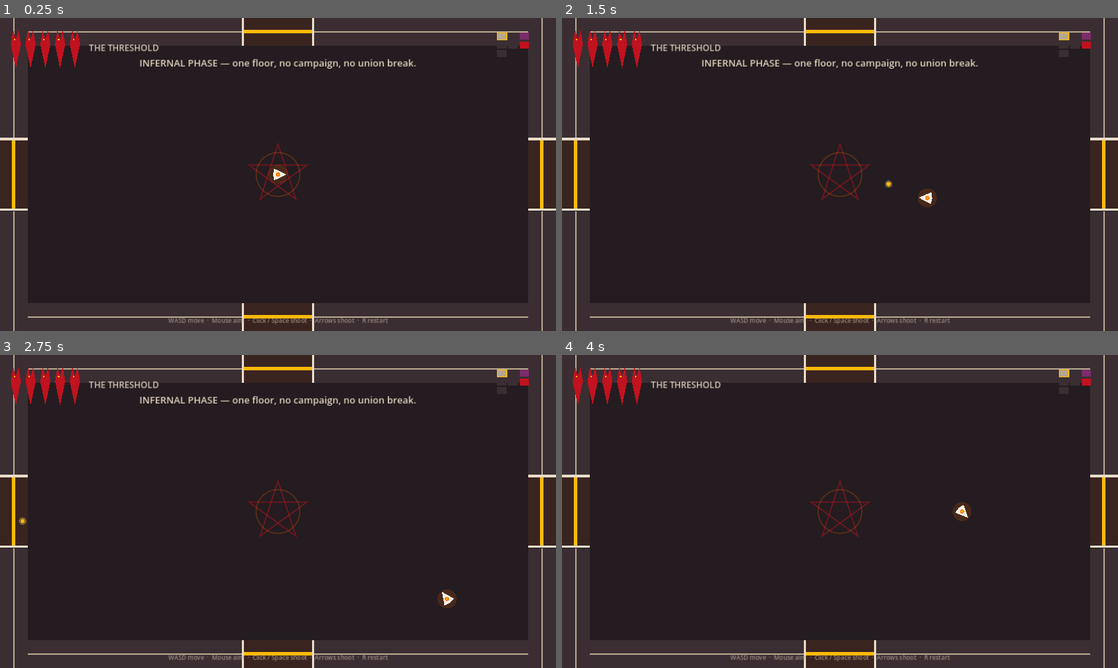
Above: before the commit, frames 1-4 (two rows, left to right).
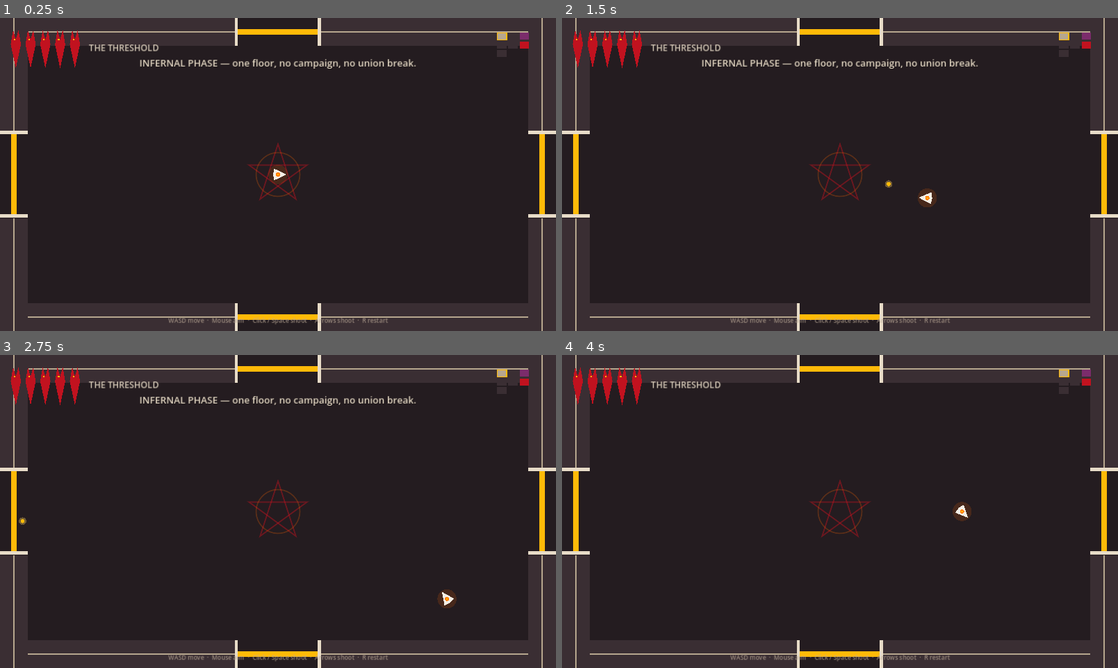
Above: after the commit, the same moments.

Repository: camiloprado/InfernalPhase
Game: Godot game, scene res://scenes/floor.tscn
The game is run twice, just before and just after one commit, with the same random seed, the same clock (stepped at 60 frames per second) and the same inputs.
Inputs (mouse positions are in pixels of both pictures, inside the frame that each line leads up to):
- Up to frame 1 (0.25 s): no input
- Up to frame 2 (1.5 s): tap Enter at 0.5 s; move the mouse to (962, 158) at 0.52 s; hold D (move_right) 0.53-1.28 s; tap Down (aim_down) at 0.6 s; click (962, 158) at 0.67 s; move the mouse to (728, 190) at 1.27 s; hold S (move_down) from 1.28 s (still down); tap Left (aim_left) at 1.35 s
- Up to frame 3 (2.75 s): move the mouse to (333, 442) at 2.02 s; release S (move_down) at 2.03 s; hold D (move_right) from 2.03 s (still down); tap Right (aim_right) at 2.1 s
- Up to frame 4 (4 s): move the mouse to (812, 574) at 2.77 s; release D (move_right) at 2.78 s; hold W (move_up) 2.78-3.53 s; tap Up (aim_up) at 2.85 s; click (812, 574) at 2.92 s; move the mouse to (1006, 558) at 3.52 s; hold A (move_left) from 3.53 s (still down); tap E (interact) at 3.6 s

The runs differ from the first frame. In frame 1, 1.1% of the frame differs, in the area x 0-100%, y 0-100%; in frame 2, 1.1%; in frame 3, 1.1%; in frame 4, 1.1%.

Commit message:
Tune east intro cantor, wretch contrast, and door gap read.
Slow the first Ash Cantor volley so east is a survivable path to the Concierge. Give ring wretches a bone halo and ember shots so they stay readable on ash. Widen open doors and paint the gap as floor so the slot is not a wall-colored notch.

Co-authored-by: camilovgprado21 <camilovgprado21@gmail.com>

Diff:
--- a/scripts/enemy.gd
+++ b/scripts/enemy.gd
@@ -63,7 +63,7 @@
 			if intro:
 				hp = 2
 				radius = 16.0
-				fire_cd = 3.2
+				fire_cd = 4.0
 			else:
 				hp = 5
 				radius = 15.0
@@ -128,13 +128,13 @@
 			_imp_spread()
 			fire_cd = 1.15
 		Kind.WRETCH:
-			_ring(12, 148.0, ring_off, Palette.BONE, 5.5)
+			_ring(12, 148.0, ring_off, Palette.EMBER, 5.5)
 			ring_off += 13.0
 			fire_cd = 1.85
 		Kind.CULTIST:
 			if not wave_busy:
 				_start_wave()
-			fire_cd = 3.6 if intro else 2.35
+			fire_cd = 4.2 if intro else 2.35
 		Kind.BOSS:
 			_boss_fire()
 
@@ -156,10 +156,10 @@
 	if floor_node == null:
 		wave_busy = false
 		return
-	var count := 3 if intro else 10
-	var spd := 95.0 if intro else 175.0
-	var gap := 0.22 if intro else 0.075
-	var amp := 14.0 if intro else 34.0
+	var count := 2 if intro else 10
+	var spd := 78.0 if intro else 175.0
+	var gap := 0.32 if intro else 0.075
+	var amp := 10.0 if intro else 34.0
 	for i in count:
 		if not is_instance_valid(self) or not alive or not is_inside_tree():
 			wave_busy = false
@@ -331,17 +331,19 @@
 			draw_circle(Vector2(-4, -2), 2.2, Palette.EMBER_HOT)
 			draw_circle(Vector2(4, -2), 2.2, Palette.EMBER_HOT)
 		Kind.WRETCH:
-			draw_circle(Vector2.ZERO, radius + 3.0, Palette.VOID)
-			draw_arc(Vector2.ZERO, radius, 0.0, TAU, 32, Palette.BONE, 7.0, true)
-			draw_arc(Vector2.ZERO, radius - 5.0, 0.0, TAU, 24, Palette.EMBER, 2.5, true)
+			draw_circle(Vector2.ZERO, radius + 10.0, Color(Palette.BONE.r, Palette.BONE.g, Palette.BONE.b, 0.38))
+			draw_circle(Vector2.ZERO, radius + 3.0, Palette.BONE_DIM)
+			draw_circle(Vector2.ZERO, radius - 5.0, Palette.VOID)
+			draw_arc(Vector2.ZERO, radius, 0.0, TAU, 36, Palette.BONE, 9.0, true)
+			draw_arc(Vector2.ZERO, radius - 6.0, 0.0, TAU, 28, Palette.EMBER_HOT, 3.0, true)
 			for i in 6:
 				var a := visual_rot + i * TAU / 6.0
 				var tip := Vector2.RIGHT.rotated(a) * radius
-				draw_line(tip * 0.25, tip, Palette.EMBER_HOT, 2.0)
-				draw_circle(tip, 5.5, Palette.BONE)
-				draw_circle(tip, 2.0, Palette.EMBER)
-			draw_circle(Vector2.ZERO, 7.0, Palette.EMBER)
-			draw_circle(Vector2.ZERO, 3.0, Palette.EMBER_HOT)
+				draw_line(tip * 0.2, tip, Palette.EMBER_HOT, 2.6)
+				draw_circle(tip, 6.5, Palette.BONE)
+				draw_circle(tip, 2.4, Palette.EMBER_HOT)
+			draw_circle(Vector2.ZERO, 8.0, Palette.EMBER)
+			draw_circle(Vector2.ZERO, 3.5, Palette.EMBER_HOT)
 		Kind.CULTIST:
 			var robe := PackedVector2Array([
 				Vector2(0, -radius - 2),
--- a/scripts/game.gd
+++ b/scripts/game.gd
@@ -12,7 +12,7 @@
 const MAX_HEARTS := 5
 const ROOM_SIZE := Vector2(1280, 720)
 const WALL := 64.0
-const DOOR_WIDTH := 168.0
+const DOOR_WIDTH := 200.0
 
 var hearts: int = MAX_HEARTS
 var floor_seed: int = 0
--- a/scripts/room.gd
+++ b/scripts/room.gd
@@ -156,14 +156,14 @@
 
 
 func _paint_gap(rect: Rect2) -> void:
+	# Floor-colored throat so an open door reads as a hole in the wall, not a brown notch.
 	var hole := ColorRect.new()
-	hole.color = Color("3a2420")
+	hole.color = Palette.ASH
 	hole.position = rect.position
 	hole.size = rect.size
 	hole.mouse_filter = Control.MOUSE_FILTER_IGNORE
 	hole.z_index = -6
 	add_child(hole)
-	# Bone jambs so an open door reads as a mouth, not a wall notch.
 	var jamb_a := ColorRect.new()
 	var jamb_b := ColorRect.new()
 	jamb_a.color = Palette.BONE
@@ -172,16 +172,17 @@
 	jamb_b.mouse_filter = Control.MOUSE_FILTER_IGNORE
 	jamb_a.z_index = -5
 	jamb_b.z_index = -5
+	const JAMB := 8.0
 	if rect.size.x >= rect.size.y:
-		jamb_a.size = Vector2(6, rect.size.y)
-		jamb_b.size = Vector2(6, rect.size.y)
+		jamb_a.size = Vector2(JAMB, rect.size.y)
+		jamb_b.size = Vector2(JAMB, rect.size.y)
 		jamb_a.position = rect.position
-		jamb_b.position = Vector2(rect.position.x + rect.size.x - 6.0, rect.position.y)
-	else:
-		jamb_a.size = Vector2(rect.size.x, 6)
-		jamb_b.size = Vector2(rect.size.x, 6)
+		jamb_b.position = Vector2(rect.position.x + rect.size.x - JAMB, rect.position.y)
+	else:
+		jamb_a.size = Vector2(rect.size.x, JAMB)
+		jamb_b.size = Vector2(rect.size.x, JAMB)
 		jamb_a.position = rect.position
-		jamb_b.position = Vector2(rect.position.x, rect.position.y + rect.size.y - 6.0)
+		jamb_b.position = Vector2(rect.position.x, rect.position.y + rect.size.y - JAMB)
 	add_child(jamb_a)
 	add_child(jamb_b)
 
@@ -272,11 +273,11 @@
 	seal.mouse_filter = Control.MOUSE_FILTER_IGNORE
 	seal.z_index = -4
 	if rect.size.x >= rect.size.y:
-		seal.size = Vector2(rect.size.x - 12.0, 8)
-		seal.position = Vector2(rect.position.x + 6.0, rect.position.y + rect.size.y * 0.5 - 4.0)
-	else:
-		seal.size = Vector2(8, rect.size.y - 12.0)
-		seal.position = Vector2(rect.position.x + rect.size.x * 0.5 - 4.0, rect.position.y + 6.0)
+		seal.size = Vector2(rect.size.x - 16.0, 12)
+		seal.position = Vector2(rect.position.x + 8.0, rect.position.y + rect.size.y * 0.5 - 6.0)
+	else:
+		seal.size = Vector2(12, rect.size.y - 16.0)
+		seal.position = Vector2(rect.position.x + rect.size.x * 0.5 - 6.0, rect.position.y + 8.0)
 	add_child(seal)
 	_door_bodies[dir] = body
 	_door_visuals[dir] = vis
Not shown, changed: README.md
